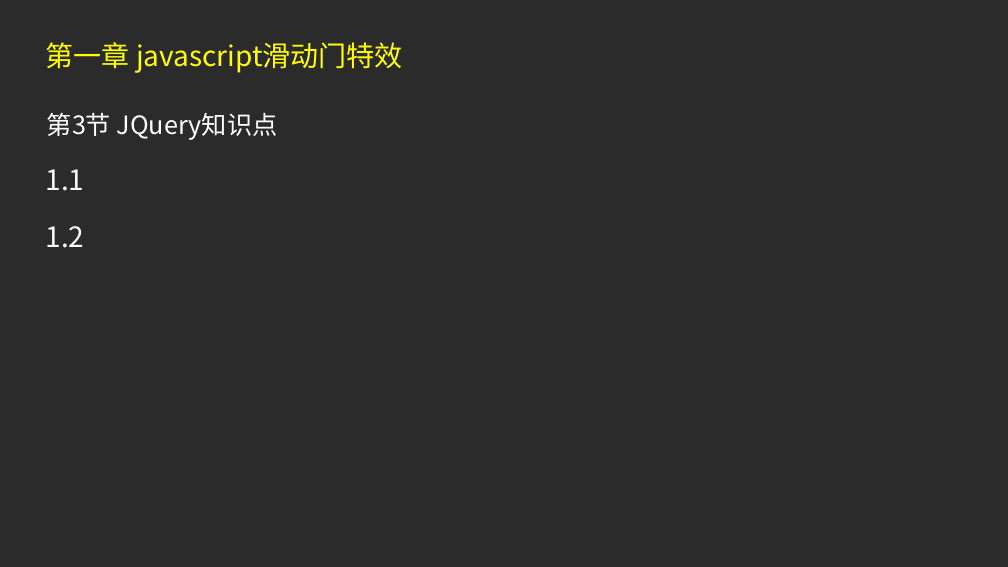
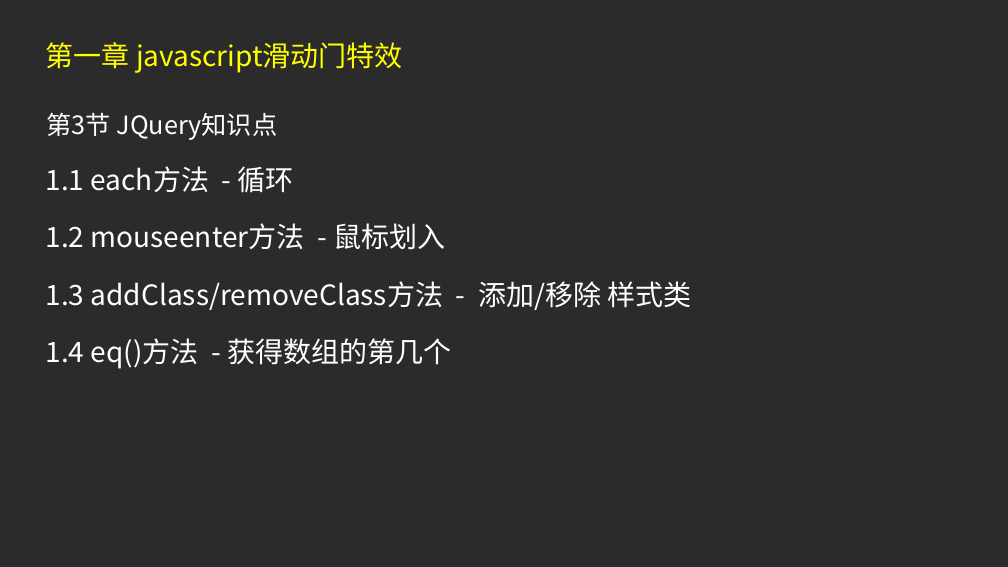
Before and after one commit to XiaoMuCOOL/HTML5, a slide deck: slide 5 of javascript滑动门特效/javascript滑动门特效.ppt. Drawn at 1008x567 pixels with LibreOffice and Linux fonts; fonts in the diff are those of the drawing; background and template pictures are left out; a plain dark background stands for a picture behind light text. Boxes give left, top, right and bottom in pixels: in the first picture for what was removed or moved away, otherwise in the second. Text is boxed around its words. In the diff, an @@ line names an element or a change of style, - is before the commit and + after.

```diff
--- a/javascript滑动门特效/javascript滑动门特效.ppt
+++ b/javascript滑动门特效/javascript滑动门特效.ppt
@@ text at <box>46,166,692,369</box>: text changed @@
-1.1
-1.2
+1.1 each方法 - 循环
+1.2 mouseenter方法 - 鼠标划入
+1.3 addClass/removeClass方法 - 添加/移除 样式类
+1.4 eq()方法 - 获得数组的第几个
```
Also in this commit, not shown: 2 other slides changed, 10 other files.
